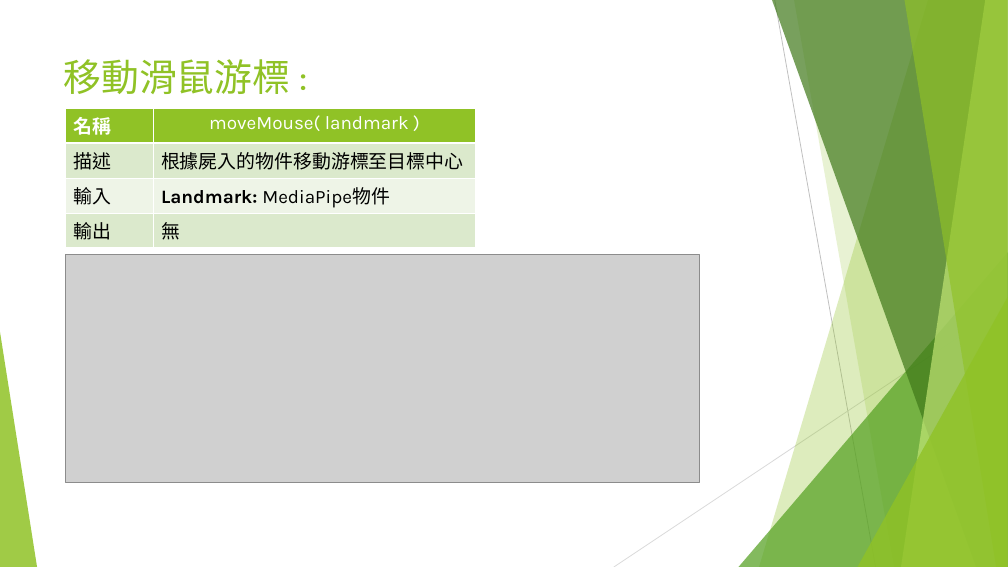
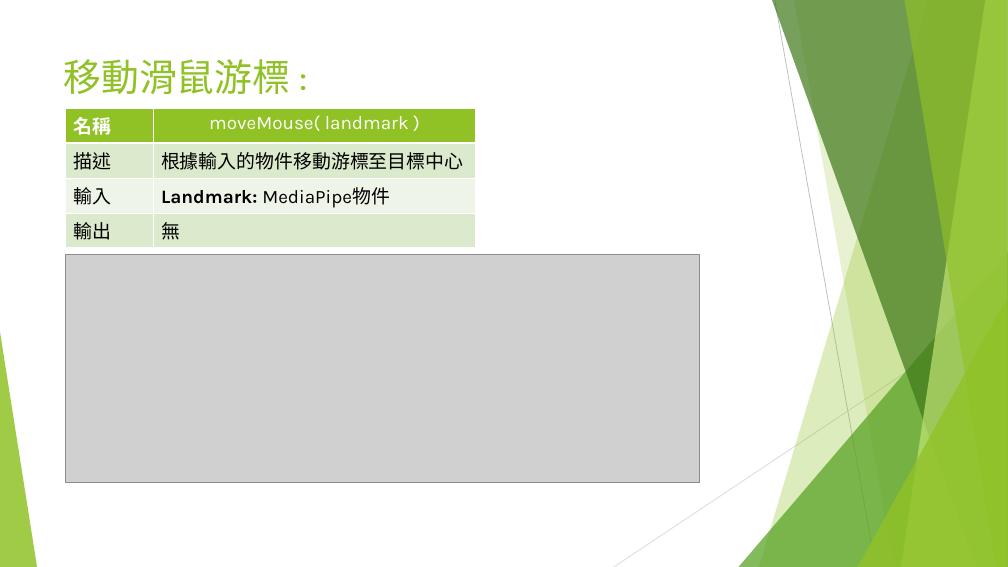
Before and after one commit to jackxj059/111Mlearn-cheatbot, a slide deck: slide 9 of document/finalProject.pptx. Drawn at 1008x567 pixels with LibreOffice and Linux fonts; fonts in the diff are those of the drawing; grey boxes stand for pictures. Boxes give left, top, right and bottom in pixels: in the first picture for what was removed or moved away, otherwise in the second. Text is boxed around its words. In the diff, an @@ line names an element or a change of style, - is before the commit and + after.

```diff
--- a/document/finalProject.pptx
+++ b/document/finalProject.pptx
@@ table at (66, 108, 476, 244) @@
-row 2, column 2: 根據屍入的物件移動游標至目標中心
+row 2, column 2: 根據輸入的物件移動游標至目標中心
```
Also in this commit, not shown: 3 other slides changed.
